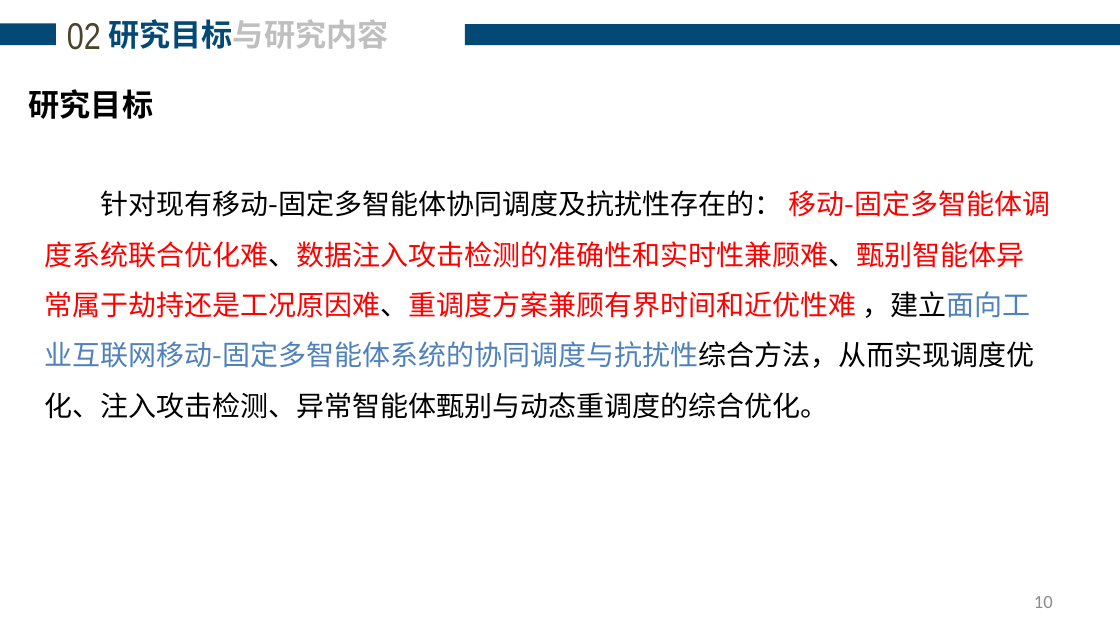
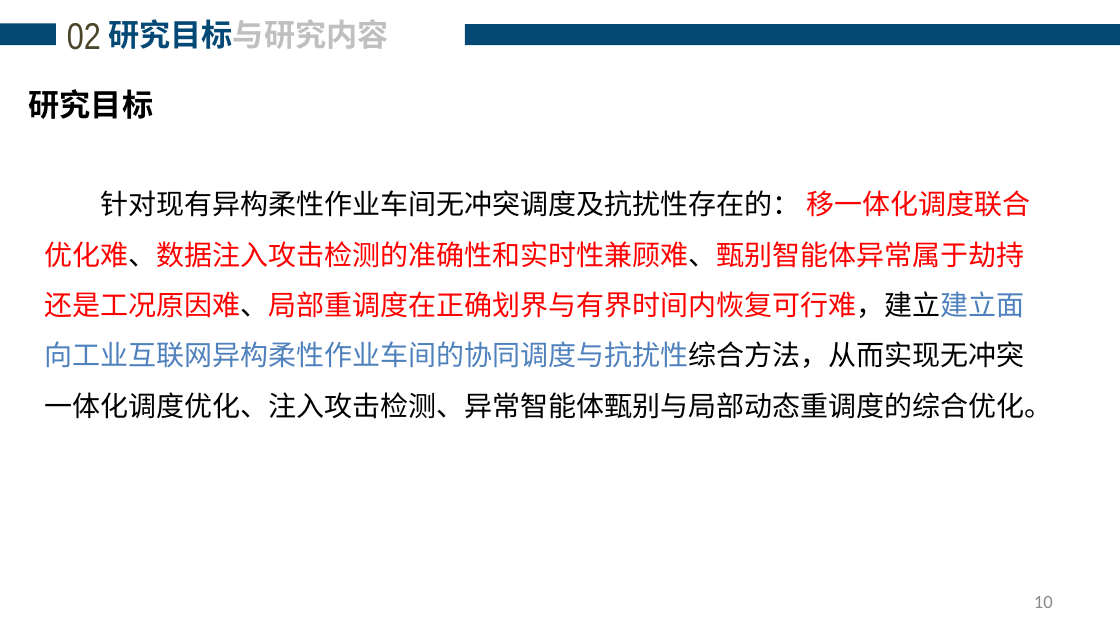
Before and after one commit to analyst2004lx/paper01, a slide deck: slide 10 of 开题报告/于琪-开题PPT(20260809) .pptx. Drawn at 1120x630 pixels with LibreOffice and Linux fonts; fonts in the diff are those of the drawing. Boxes give left, top, right and bottom in pixels: in the first picture for what was removed or moved away, otherwise in the second. Text is boxed around its words. In the diff, an @@ line names an element or a change of style, - is before the commit and + after.

```diff
--- a/开题报告/于琪-开题PPT(20260809) .pptx
+++ b/开题报告/于琪-开题PPT(20260809) .pptx
@@ text at (45, 190, 1053, 419): text changed @@
-针对现有移动-固定多智能体协同调度及抗扰性存在的： 移动-固定多智能体调度系统联合优化难、数据注入攻击检测的准确性和实时性兼顾难、甄别智能体异常属于劫持还是工况原因难、重调度方案兼顾有界时间和近优性难 ，建立面向工业互联网移动-固定多智能体系统的协同调度与抗扰性综合方法，从而实现调度优化、注入攻击检测、异常智能体甄别与动态重调度的综合优化。
+针对现有异构柔性作业车间无冲突调度及抗扰性存在的： 移一体化调度联合优化难、数据注入攻击检测的准确性和实时性兼顾难、甄别智能体异常属于劫持还是工况原因难、局部重调度在正确划界与有界时间内恢复可行难，建立建立面向工业互联网异构柔性作业车间的协同调度与抗扰性综合方法，从而实现无冲突一体化调度优化、注入攻击检测、异常智能体甄别与局部动态重调度的综合优化。
```
Also in this commit, not shown: 17 other slides changed, 1 slide added, 1 slide removed, 9 other files.
